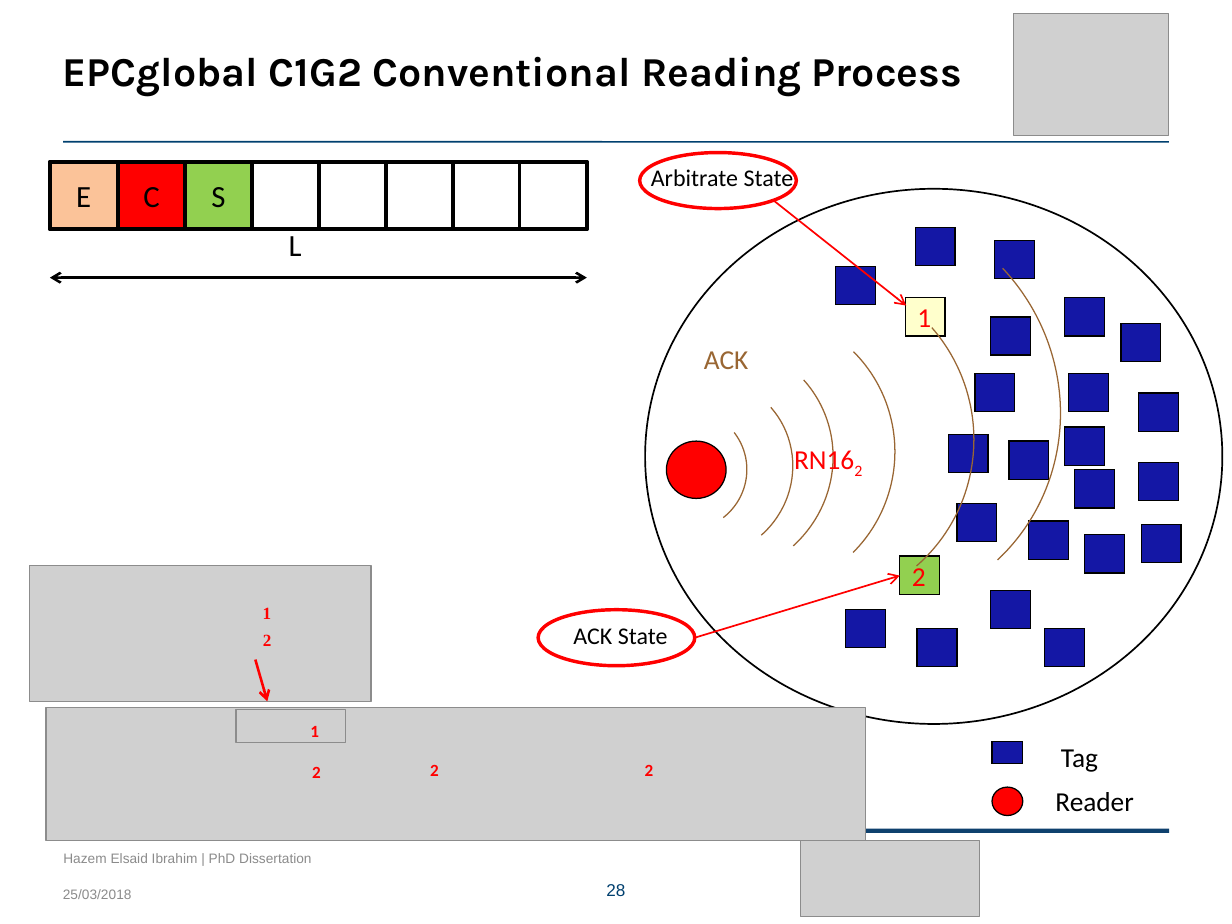
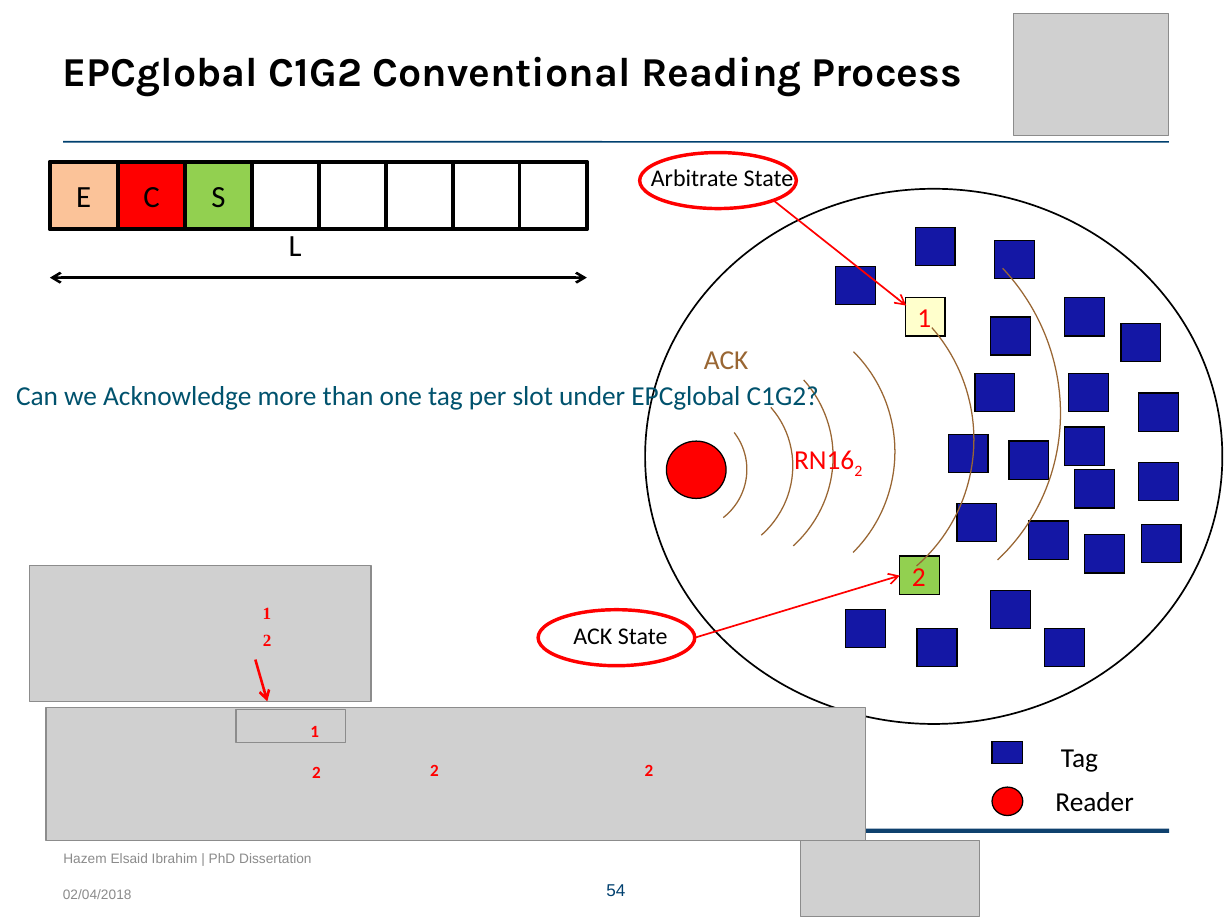
Before and after one commit to HazemAAhmed/Thesis, a slide deck: slide 54 of Final_presentation/Hazem_presentation.pptx (slide 28 before the commit). Drawn at 1232x924 pixels with LibreOffice and Linux fonts; fonts in the diff are those of the drawing; grey boxes stand for pictures; background and template pictures are left out. Boxes give left, top, right and bottom in pixels: in the first picture for what was removed or moved away, otherwise in the second. Text is boxed around its words. In the diff, an @@ line names an element or a change of style, - is before the commit and + after.

```diff
--- a/Final_presentation/Hazem_presentation.pptx
+++ b/Final_presentation/Hazem_presentation.pptx
@@ text added at <box>16,382,819,411</box>, 16 pt, text #00526E @@
+Can we Acknowledge more than one tag per slot under EPCglobal C1G2?
@@ text at <box>63,889,132,899</box>: text changed @@
-25/03/2018
+02/04/2018
@@ page number at <box>606,884,625,896</box>: text changed @@
-28
+54
```
Also in this commit, not shown: 43 other slides changed, 13 slides added, 1 slide removed, 11 other files.
